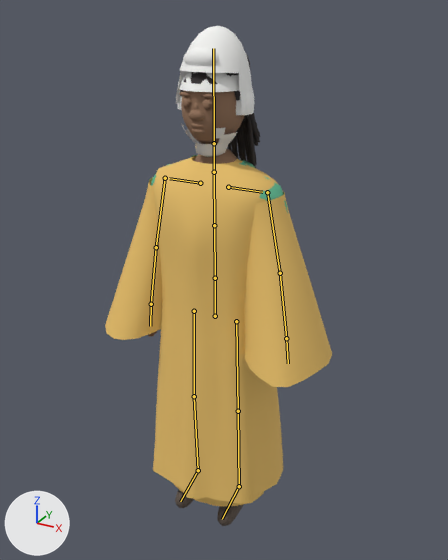
Renders of the Blender file assets-src/character_rig_v5.blend from each side of a commit.
Both versions are drawn from a 50 mm lens placed at (1.129, -1.979, 2.11), pointed at (0.041, -0.001, 1.121). Lighting does not change. The marker at lower left points along +X, +Y and +Z. The first picture is the older version. The bones that bend it are drawn over the model as lines.

Names of what the first picture shows: 'Beard', 'Cloth_Boubou', 'Cloth_DressTop', 'Cloth_Headwrap', 'Cloth_Kufi', 'Cloth_Shoes', 'Cloth_Skirt', 'Cloth_Tee', 'DR_Body', 'Hair_Braids', 'Hair_Locs', 'Hair_Puff', 'Hair_Short'.
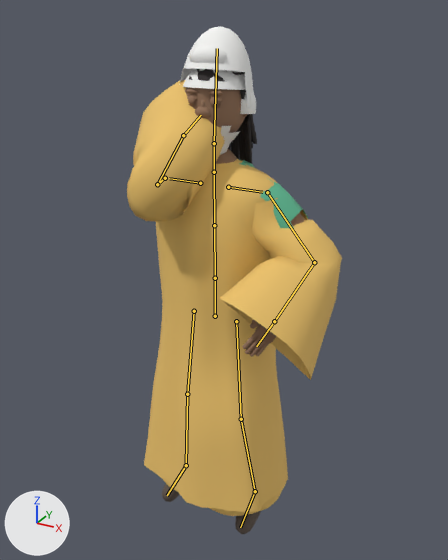
The newer file adds an action. The first version stands in its rest pose; the second is drawn at frame 30 of the action 'Phone'.

Where the change shows, as pixel boxes (x1, y1, x2, y2) in the pictures (448 x 560 px):
```json
{"object": "Cloth_Boubou", "change": "posed", "before": [105, 156, 332, 504], "after": [127, 80, 342, 512], "on screen": "24% taller"}
{"object": "DR_Body", "change": "posed", "before": [148, 90, 245, 337], "after": [185, 87, 305, 357], "on screen": "23% wider, 9% taller"}
{"object": "Cloth_Headwrap", "change": "posed", "before": [176, 26, 255, 115], "after": [179, 26, 256, 114]}
{"object": "Cloth_Kufi", "change": "posed", "before": [179, 72, 240, 92], "after": [183, 69, 246, 90]}
{"object": "Cloth_Shoes", "change": "posed", "before": [175, 490, 244, 526], "after": [162, 484, 261, 534]}
{"object": "Cloth_Tee", "change": "posed", "before": [150, 155, 288, 213], "after": [239, 160, 308, 228], "on screen": "mostly hidden before"}
{"object": "Hair_Braids", "change": "posed", "before": [181, 90, 257, 168], "after": [228, 90, 252, 164]}
{"object": "Beard", "change": "posed", "before": [181, 123, 237, 157], "after": [220, 126, 240, 155]}
{"object": "Hair_Locs", "change": "posed", "before": [180, 72, 260, 146], "after": [189, 69, 257, 148], "on screen": "mostly hidden"}
{"object": "Cloth_Skirt", "change": "posed", "before": [174, 484, 264, 506], "after": [164, 480, 281, 516]}
{"object": "Cloth_DressTop", "change": "posed", "before": [192, 156, 243, 162], "after": [240, 160, 308, 226], "on screen": "mostly hidden"}
{"bone": "head", "before": "(214, 143) to (213, 48)", "after": "(214, 143) to (217, 48)"}
{"bone": "upper_arm.L", "before": "(267, 192) to (280, 273)", "after": "(267, 192) to (314, 262)"}
{"bone": "forearm.L", "before": "(280, 273) to (286, 338)", "after": "(314, 262) to (274, 321)"}
{"bone": "upper_arm.R", "before": "(165, 178) to (156, 247)", "after": "(165, 178) to (157, 184)"}
{"bone": "forearm.R", "before": "(156, 247) to (151, 304)", "after": "(157, 184) to (183, 135)"}
{"bone": "hand.R", "before": "(151, 304) to (150, 326)", "after": "(183, 135) to (201, 115)"}
{"bone": "thigh.L", "before": "(236, 321) to (238, 411)", "after": "(236, 321) to (241, 419)"}
{"bone": "shin.L", "before": "(238, 411) to (239, 486)", "after": "(241, 419) to (255, 491)"}
{"bone": "thigh.R", "before": "(194, 311) to (194, 396)", "after": "(194, 311) to (187, 394)"}
```

Edits to the scene script, one JSON object a line:
```json
{"block": "bone_head", "where": "bone_head = bpy.data.objects['DR_Rig'].pose.bones['head']  # child of 'neck'"}
{"op": "set", "path": "bone_head.rotation_quaternion", "old": "(1.0, 0.0, 0.0, 0.0)", "new": "(0.996, -0.04, 0.075, -0.003)", "note": "degrees (0, 0, 0) -> degrees (-5, 9, -1)"}
{"block": "bone_upper_arm_l", "where": "bone_upper_arm_l = bpy.data.objects['DR_Rig'].pose.bones['upper_arm.L']  # child of 'shoulder.L'"}
{"op": "set", "path": "bone_upper_arm_l.rotation_quaternion", "old": "(1.0, 0.0, 0.0, 0.0)", "new": "(0.974, 0.088, 0.02, -0.21)", "note": "degrees (0, 0, 0) -> degrees (9, 4, -24)"}
{"block": "bone_forearm_l", "where": "bone_forearm_l = bpy.data.objects['DR_Rig'].pose.bones['forearm.L']  # child of 'upper_arm.L'"}
{"op": "set", "path": "bone_forearm_l.rotation_quaternion", "old": "(1.0, 0.0, 0.0, 0.0)", "new": "(0.788, -0.588, 0.162, 0.082)", "note": "degrees (0, 0, 0) -> degrees (-74, 21, -4)"}
{"block": "bone_upper_arm_r", "where": "bone_upper_arm_r = bpy.data.objects['DR_Rig'].pose.bones['upper_arm.R']  # child of 'shoulder.R'"}
{"op": "set", "path": "bone_upper_arm_r.rotation_quaternion", "old": "(1.0, 0.0, 0.0, 0.0)", "new": "(0.497, -0.75, -0.346, 0.265)", "note": "degrees (0, 0, 0) -> degrees (-111, 3, 52)"}
{"block": "bone_forearm_r", "where": "bone_forearm_r = bpy.data.objects['DR_Rig'].pose.bones['forearm.R']  # child of 'upper_arm.R'"}
{"op": "set", "path": "bone_forearm_r.rotation_quaternion", "old": "(1.0, 0.0, 0.0, 0.0)", "new": "(0.315, -0.929, 0.139, 0.138)", "note": "degrees (0, 0, 0) -> degrees (-144, 20, -11)"}
{"block": "bone_hand_r", "where": "bone_hand_r = bpy.data.objects['DR_Rig'].pose.bones['hand.R']  # child of 'forearm.R'"}
{"op": "set", "path": "bone_hand_r.rotation_quaternion", "old": "(1.0, 0.0, 0.0, 0.0)", "new": "(0.98, 0.197, -0.018, -0.018)", "note": "degrees (0, 0, 0) -> degrees (23, -2, -2)"}
{"block": "bone_thigh_l", "where": "bone_thigh_l = bpy.data.objects['DR_Rig'].pose.bones['thigh.L']  # child of 'hips'"}
{"op": "set", "path": "bone_thigh_l.rotation_quaternion", "old": "(1.0, 0.0, 0.0, 0.0)", "new": "(0.997, -0.059, 0.002, -0.051)", "note": "degrees (0, 0, 0) -> degrees (-7, 0, -6)"}
{"block": "bone_shin_l", "where": "bone_shin_l = bpy.data.objects['DR_Rig'].pose.bones['shin.L']  # child of 'thigh.L'"}
{"op": "set", "path": "bone_shin_l.rotation_quaternion", "old": "(1.0, 0.0, 0.0, 0.0)", "new": "(0.994, 0.11, 0.0, 0.0)", "note": "degrees (0, 0, 0) -> degrees (13, 0, 0)"}
{"block": "bone_thigh_r", "where": "bone_thigh_r = bpy.data.objects['DR_Rig'].pose.bones['thigh.R']  # child of 'hips'"}
{"op": "set", "path": "bone_thigh_r.rotation_quaternion", "old": "(1.0, 0.0, 0.0, 0.0)", "new": "(0.999, 0.001, 0.0, 0.04)", "note": "degrees (0, 0, 0) -> degrees (0, 0, 5)"}
```
